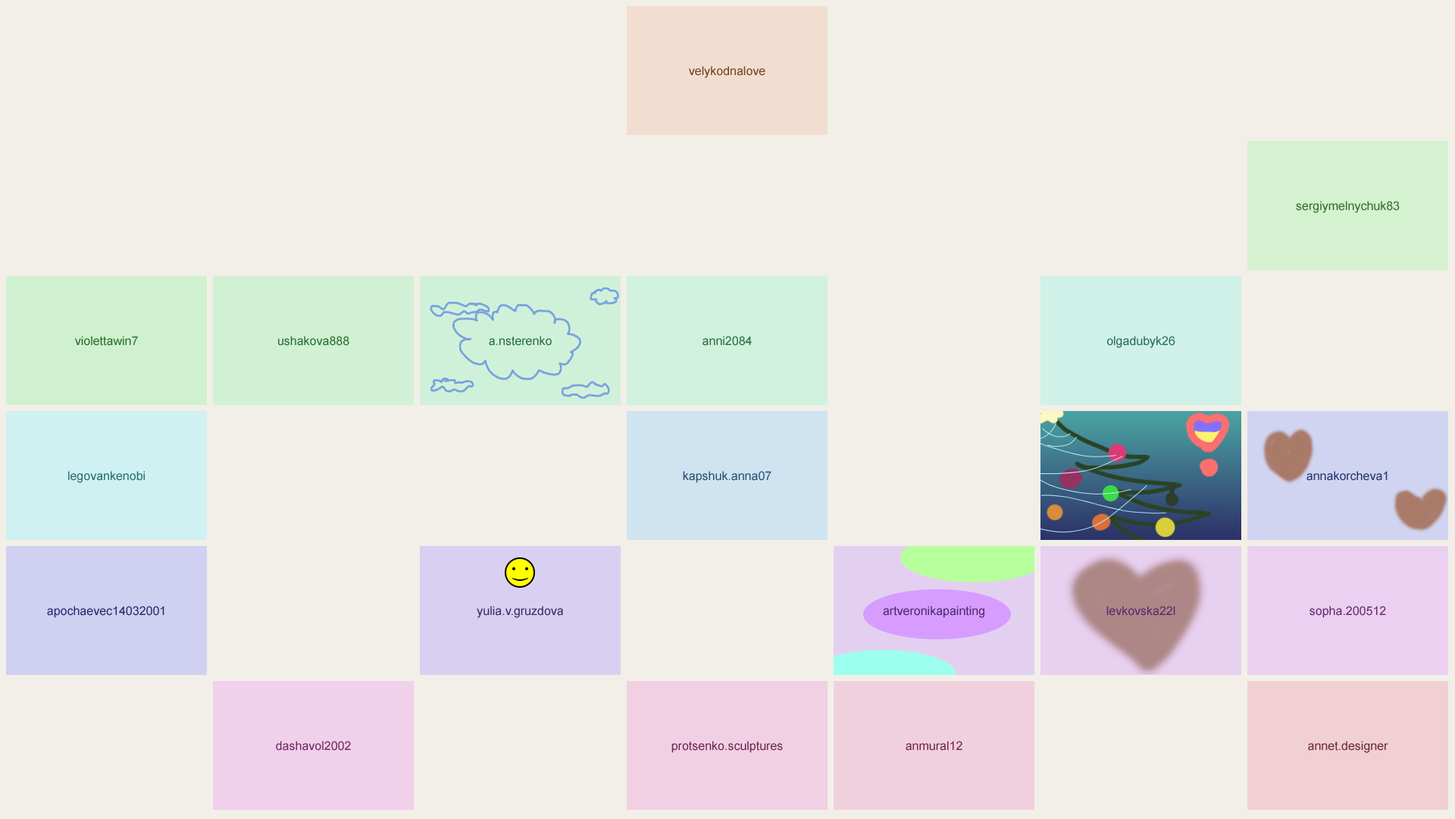
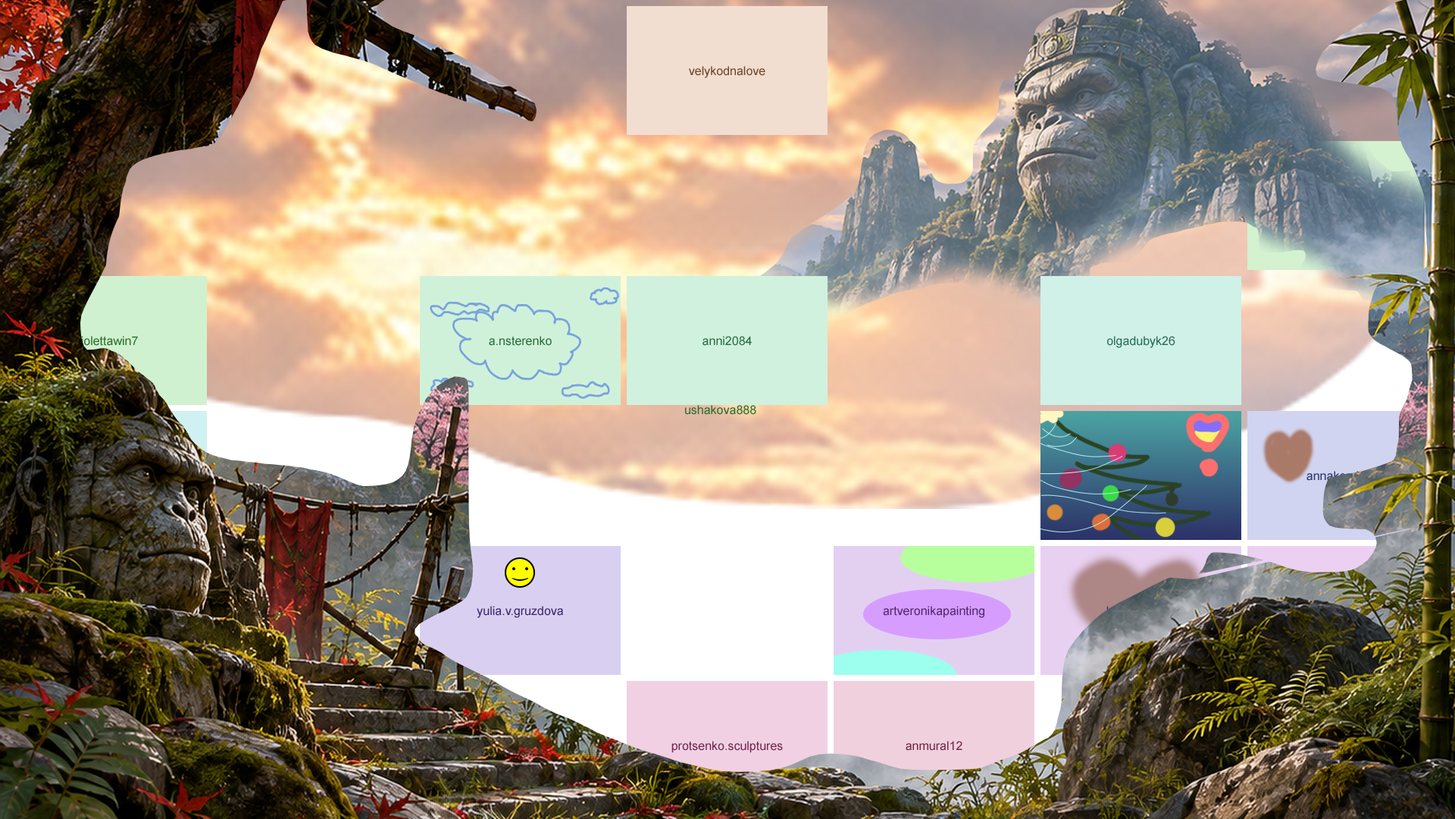
Layered file, before and after one edit (1455px x 819px). Changes by layer:
painted on "annet.designer.png" over [0, 0, 1455, 819]
painted on "ushakova888.png" over [212, 0, 1449, 415]
moved "kapshuk.anna07.png" above "Background.png", painted on it over [0, 0, 1449, 815]
